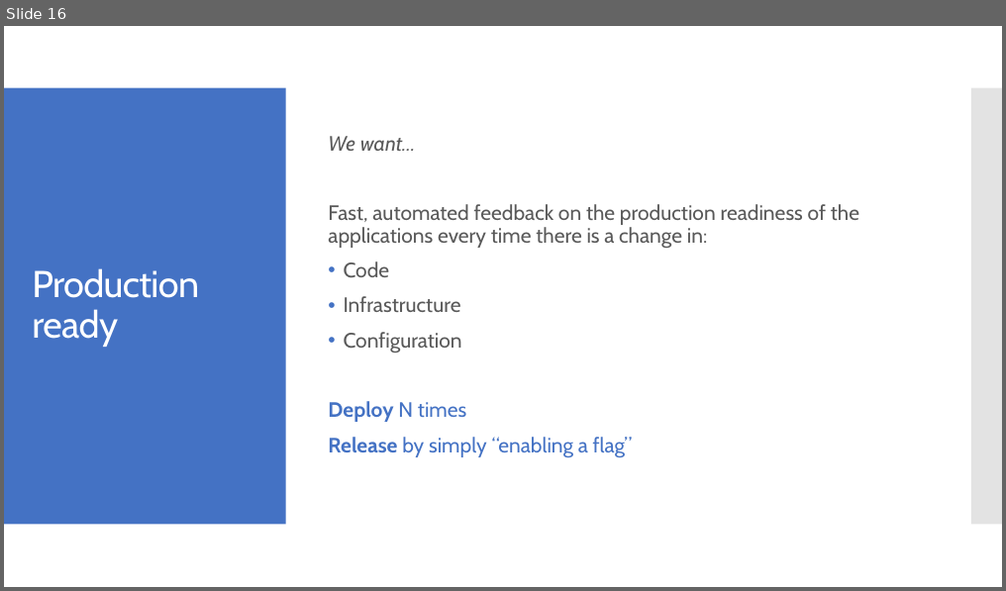
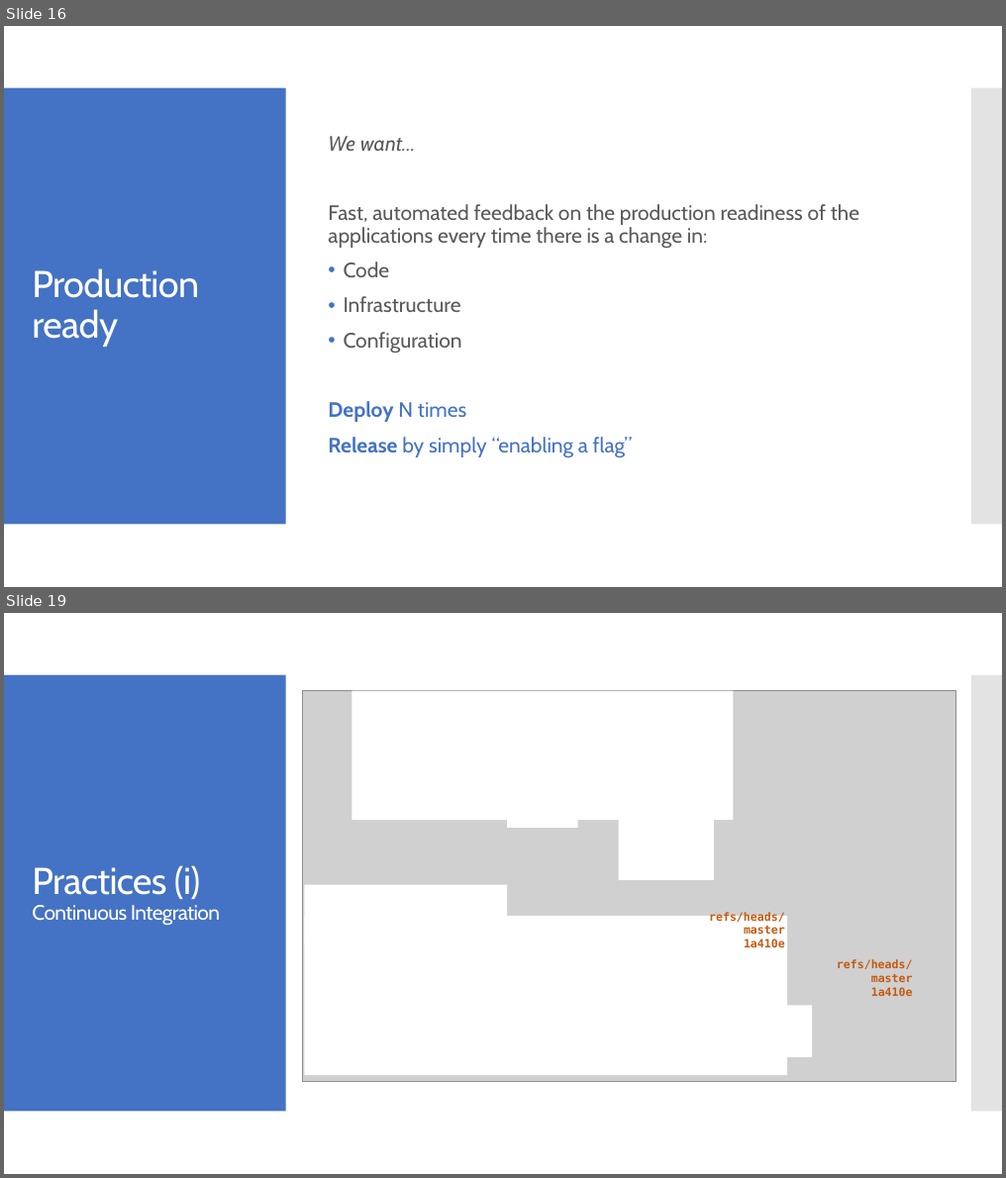
Before and after one commit to milodotnet/bootcamp, a slide deck: Bootcamp-ContinuousDelivery.pptx. Shown one above the other, each under a label of ours: slide 16 before the commit, slides 16 and 19 after it; the slides between them are not shown. The pictures are 1006x591 and 1006x1178 pixels, drawn with LibreOffice and Linux fonts; fonts in the diff are those of the drawing; grey boxes stand for pictures. Boxes give left, top, right and bottom in pixels: in the first picture for what was removed or moved away, otherwise in the second. Text is boxed around its words. In the diff, an @@ line names an element or a change of style, - is before the commit and + after.

```diff
--- a/Bootcamp-ContinuousDelivery.pptx
+++ b/Bootcamp-ContinuousDelivery.pptx
@@ slide 19 added at <box>4,613,1002,1174</box>, background #FFFFFF; not listed: 2 template elements that a slide beside it also shows @@
@@ title added at <box>32,865,220,925</box>, 20 pt, text #FFFFFF @@
+Practices (i)
+Continuous Integration
@@ text added at <box>709,912,785,948</box>, 11 pt, text #C55A11, bold @@
+refs/heads/master
+1a410e
@@ text added at <box>837,959,913,996</box>, 11 pt, text #C55A11, bold @@
+refs/heads/master
+1a410e
@@ group added at <box>303,691,956,1081</box>: 6 rectangles, 1 picture @@
```
Also in this commit, not shown: 1 slide changed, 5 other slides added.
